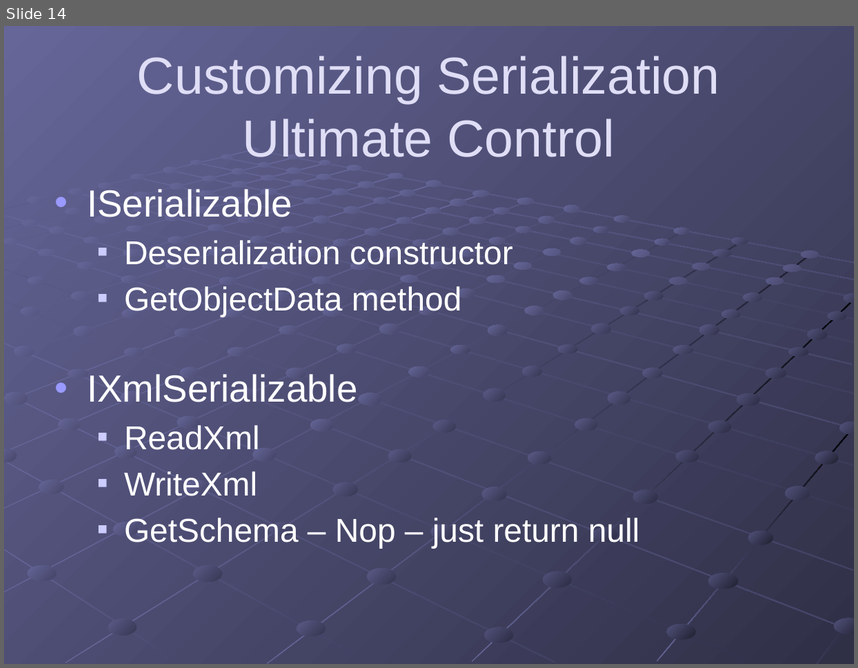
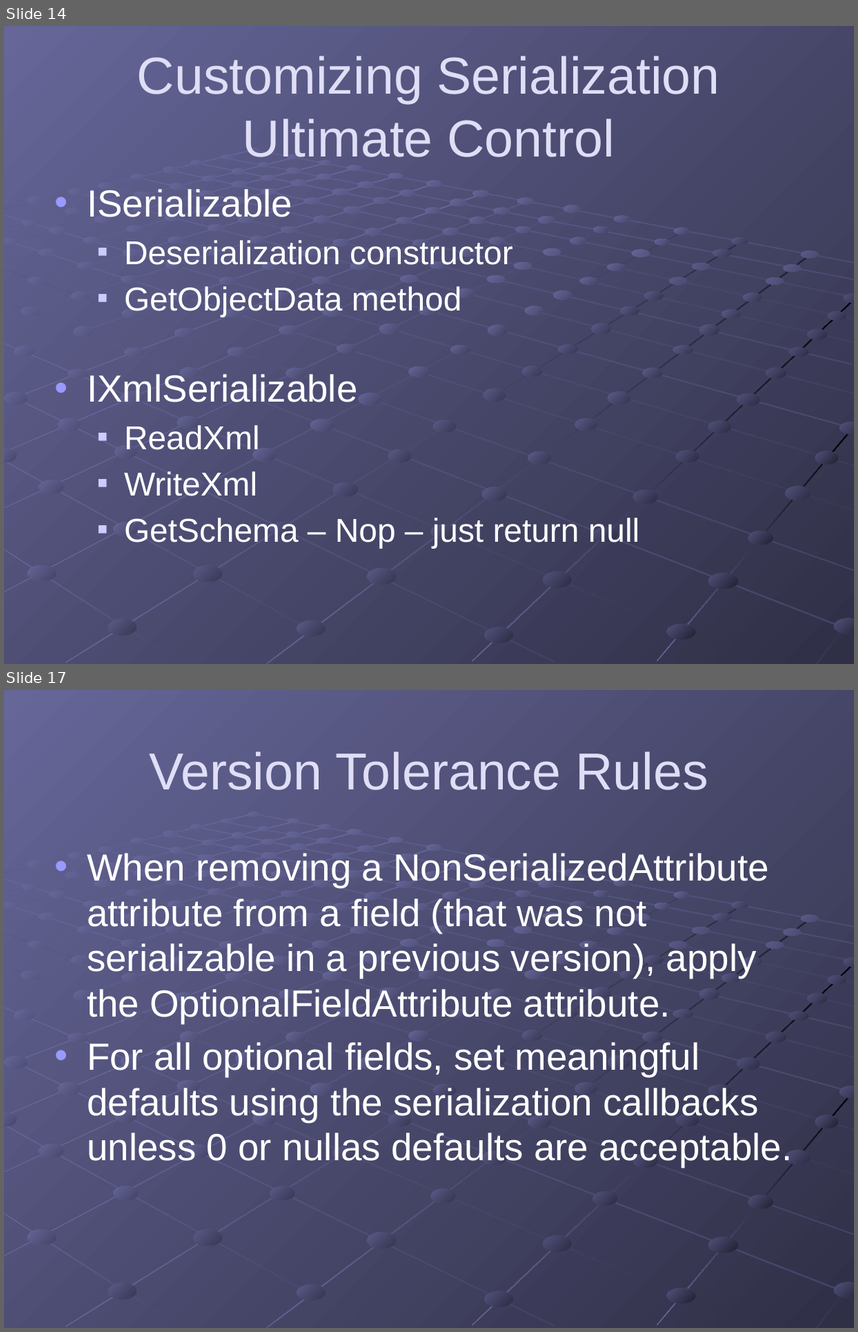
Before and after one commit to gregsohl/.NetSerialization-Presentation, a slide deck: .NET Serialization.pptx. Shown one above the other, each under a label of ours: slide 14 before the commit, slides 14 and 17 after it; the slides between them are not shown. The pictures are 858x668 and 858x1332 pixels, drawn with LibreOffice and Linux fonts; fonts in the diff are those of the drawing. Boxes give left, top, right and bottom in pixels: in the first picture for what was removed or moved away, otherwise in the second. Text is boxed around its words. In the diff, an @@ line names an element or a change of style, - is before the commit and + after.

Commit message:
Versioning stuff in place

```diff
--- a/.NET Serialization.pptx
+++ b/.NET Serialization.pptx
@@ slide 17 added at (4,690,854,1328), background gradient #666699 to #49496D; not listed: 215 template elements that a slide beside it also shows @@
@@ title added at (149,751,708,790), 44 pt, text #DFDEF6 @@
+Version Tolerance Rules
@@ text added at (87,853,792,1167), 32 pt, text #FFFFFF @@
+• When removing a NonSerializedAttribute attribute from a field (that was not serializable in a previous version), apply the OptionalFieldAttribute attribute.
+• For all optional fields, set meaningful defaults using the serialization callbacks unless 0 or nullas defaults are acceptable.
```
Also in this commit, not shown: 3 other slides added, 2 other files.
